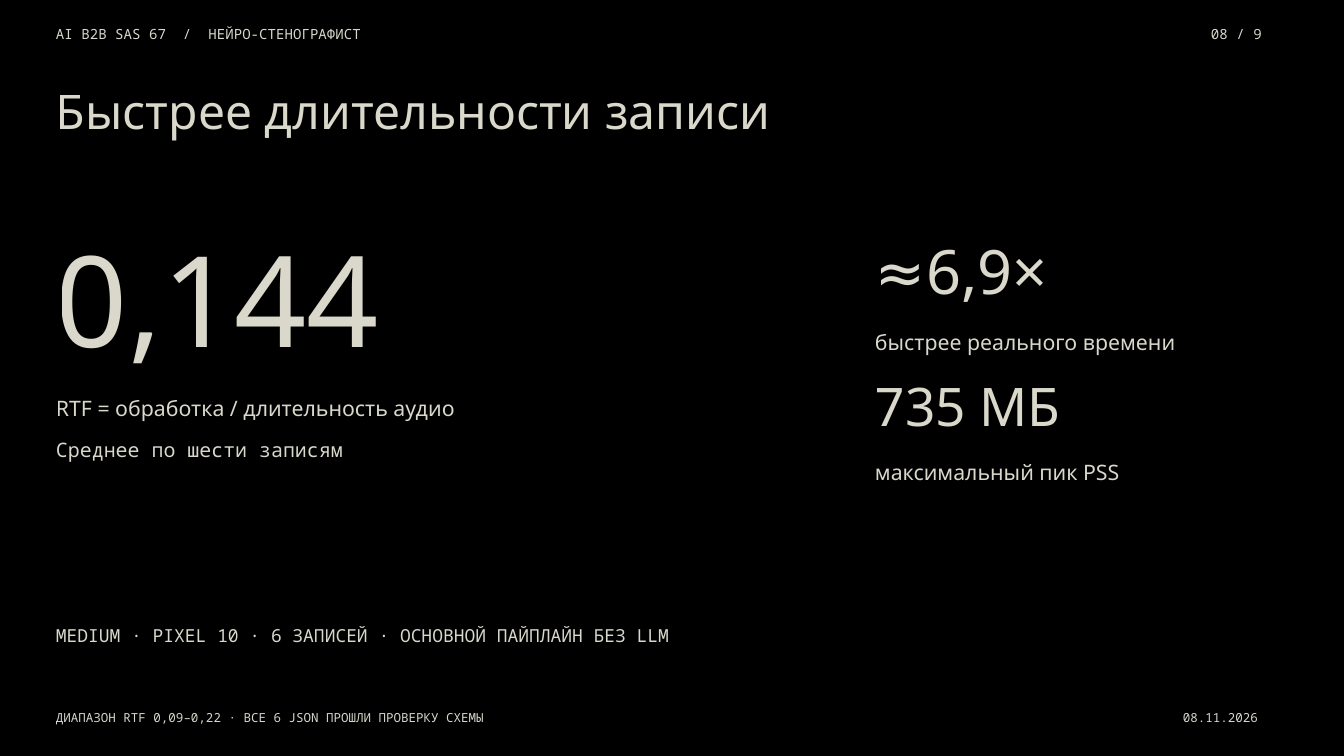
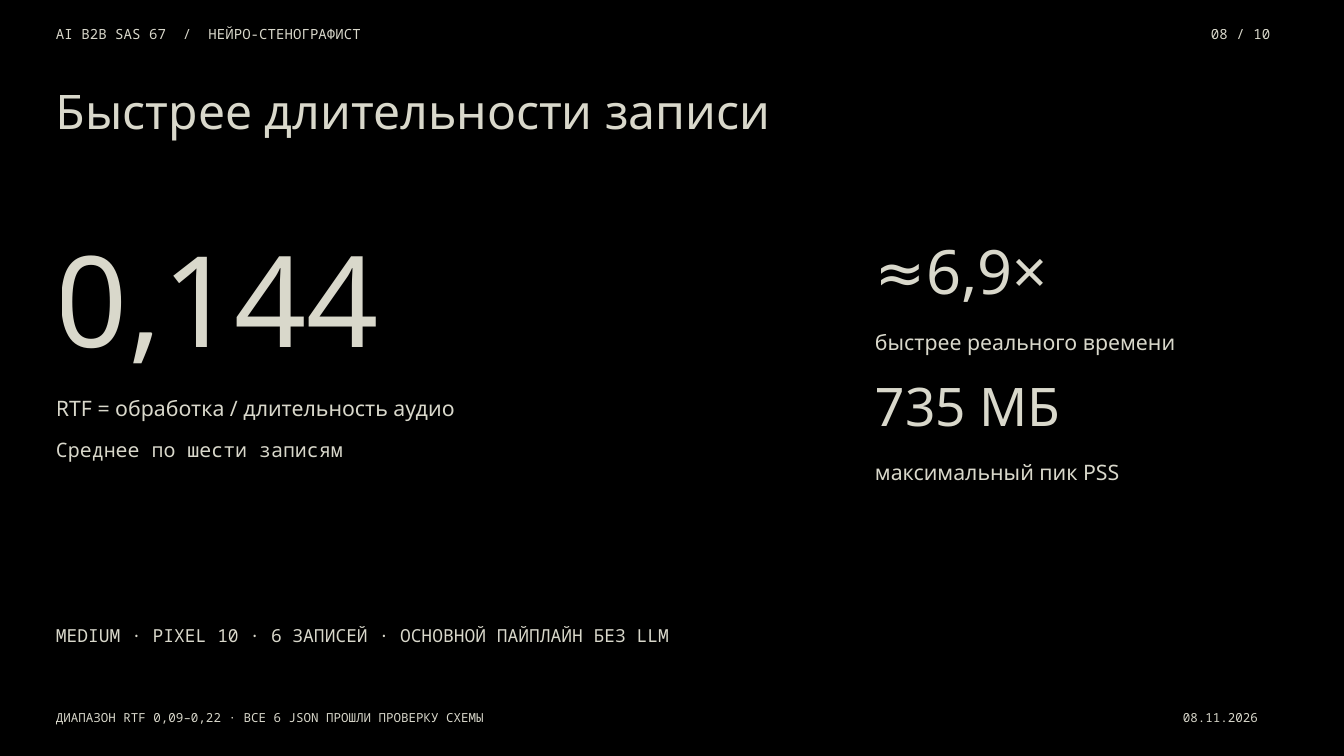
Before and after one commit to Danila331/neuro-stenographer, a slide deck: slide 10 of artifacts/presentation/defense.pptx. Drawn at 1344x756 pixels with LibreOffice and Linux fonts; fonts in the diff are those of the drawing. Boxes give left, top, right and bottom in pixels: in the first picture for what was removed or moved away, otherwise in the second. Text is boxed around its words. In the diff, an @@ line names an element or a change of style, - is before the commit and + after.

```diff
--- a/artifacts/presentation/defense.pptx
+++ b/artifacts/presentation/defense.pptx
@@ text at <box>1211,29,1270,39</box>: text changed @@
-08 / 9
+08 / 10
```
Also in this commit, not shown: 9 other slides changed, 1 slide added.
